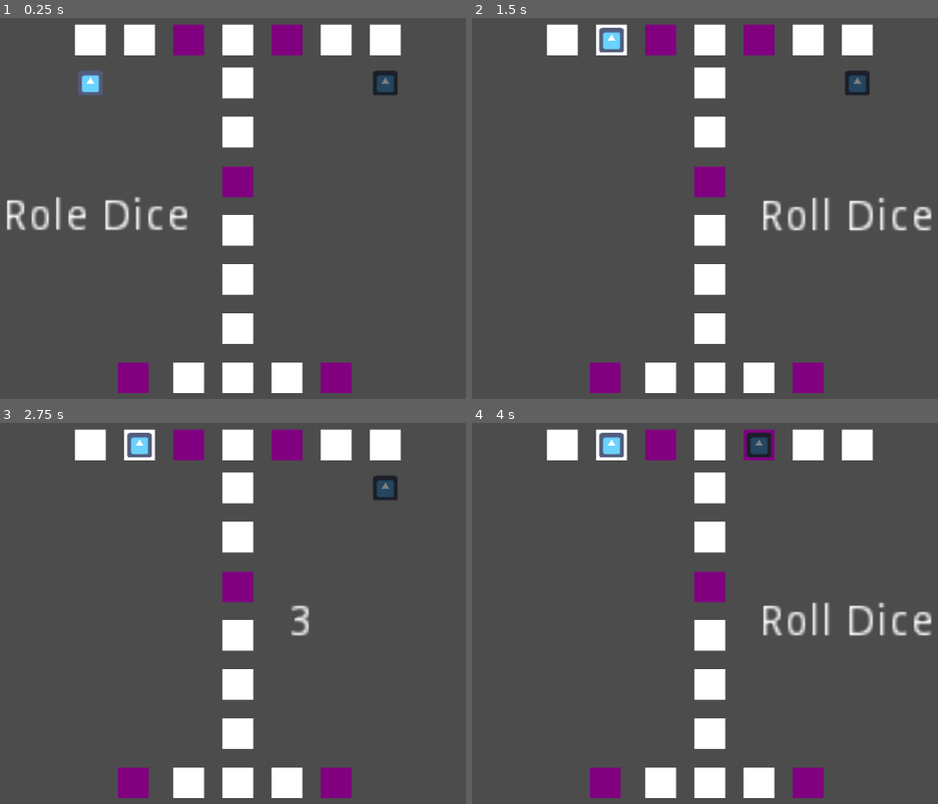
Above: before the commit, frames 1-4 (two rows, left to right).
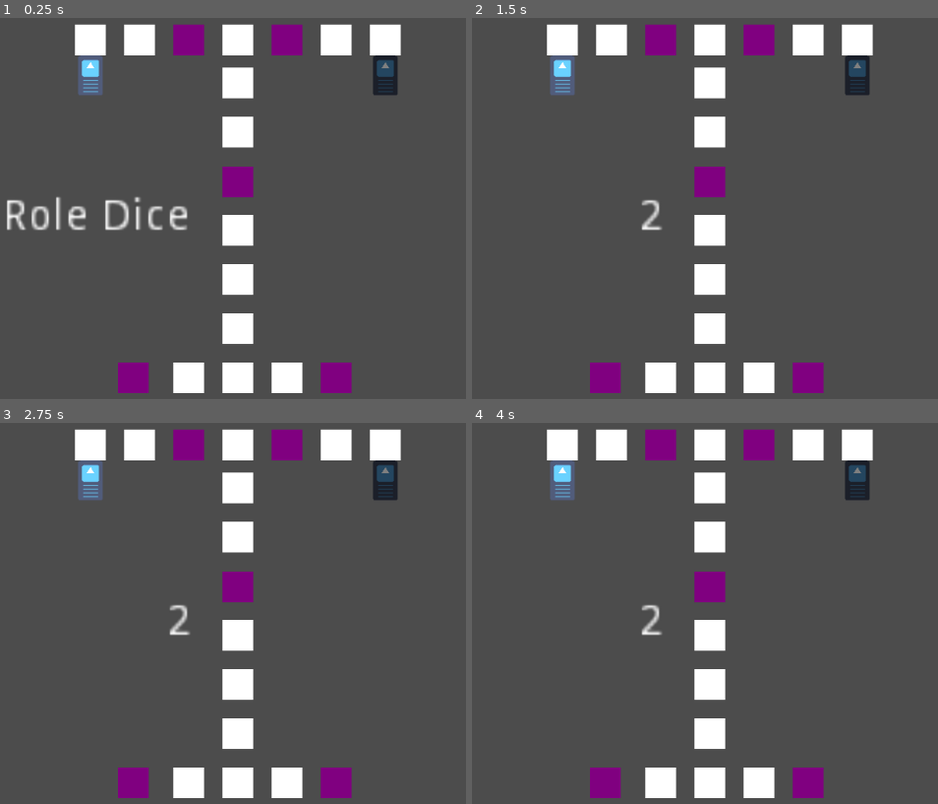
Above: after the commit, the same moments.

Repository: tbeattyISB/GameOfUr
Game: Godot game, scene res://Game.tscn
Same seed, same stepped clock (60 frames per second), same inputs: the game is played once before the commit and once after it. The engine's default icon, where the game draws it, is replaced by a stand-in: a white triangle on a blue panel in a dark square.
Inputs (mouse positions are in pixels of both pictures, inside the frame that each line leads up to):
- Up to frame 1 (0.25 s): no input
- Up to frame 2 (1.5 s): tap Enter at 0.5 s; move the mouse to (560, 216) at 0.52 s; press the mouse at (560, 216) at 0.53 s; tap Space at 1.25 s; move the mouse to (560, 82) at 1.27 s; release the mouse at (560, 82) at 1.28 s; click (560, 82) at 1.35 s
- Up to frame 3 (2.75 s): tap Enter at 2 s; move the mouse to (382, 621) at 2.02 s; press the mouse at (382, 621) at 2.03 s
- Up to frame 4 (4 s): tap Space at 2.75 s; move the mouse to (858, 487) at 2.77 s; release the mouse at (858, 487) at 2.78 s; click (858, 487) at 2.85 s; tap Enter at 3.5 s; move the mouse to (outside the picture) at 3.52 s; press the mouse at (outside the picture) at 3.53 s

The runs differ from the first frame. In frame 1, 0.8% of the frame differs, in the area x 16-86%, y 9-20%; in frame 2, 2.7%; in frame 3, 1.7%; in frame 4, 3.2%, in the area x 16-99%, y 2-56%.

Commit message:
webexport update

Diff:
--- a/Game.tscn
+++ b/Game.tscn
@@ -10,6 +10,7 @@
 
 [node name="Game" type="Node"]
 script = ExtResource( 2 )
+piecesPerPlayer = 5
 
 [node name="Tiles" type="Node" parent="."]
 
Not shown, changed: docs/GameOfUr.png.import
Not shown, changed: export_presets.cfg
Not shown, added: docs/GameOfUr.html
Not shown, changed: docs/GameOfUr.pck
